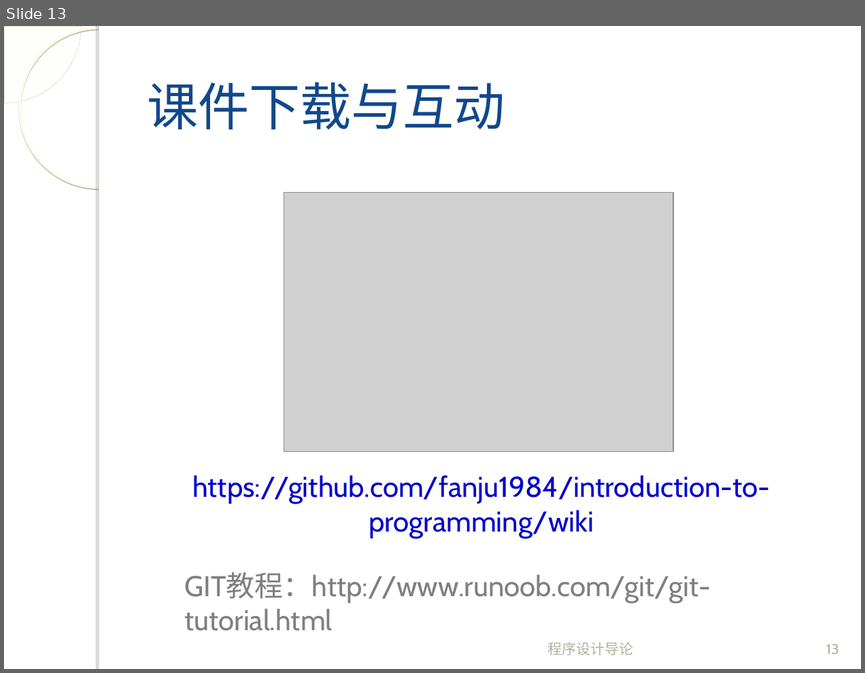
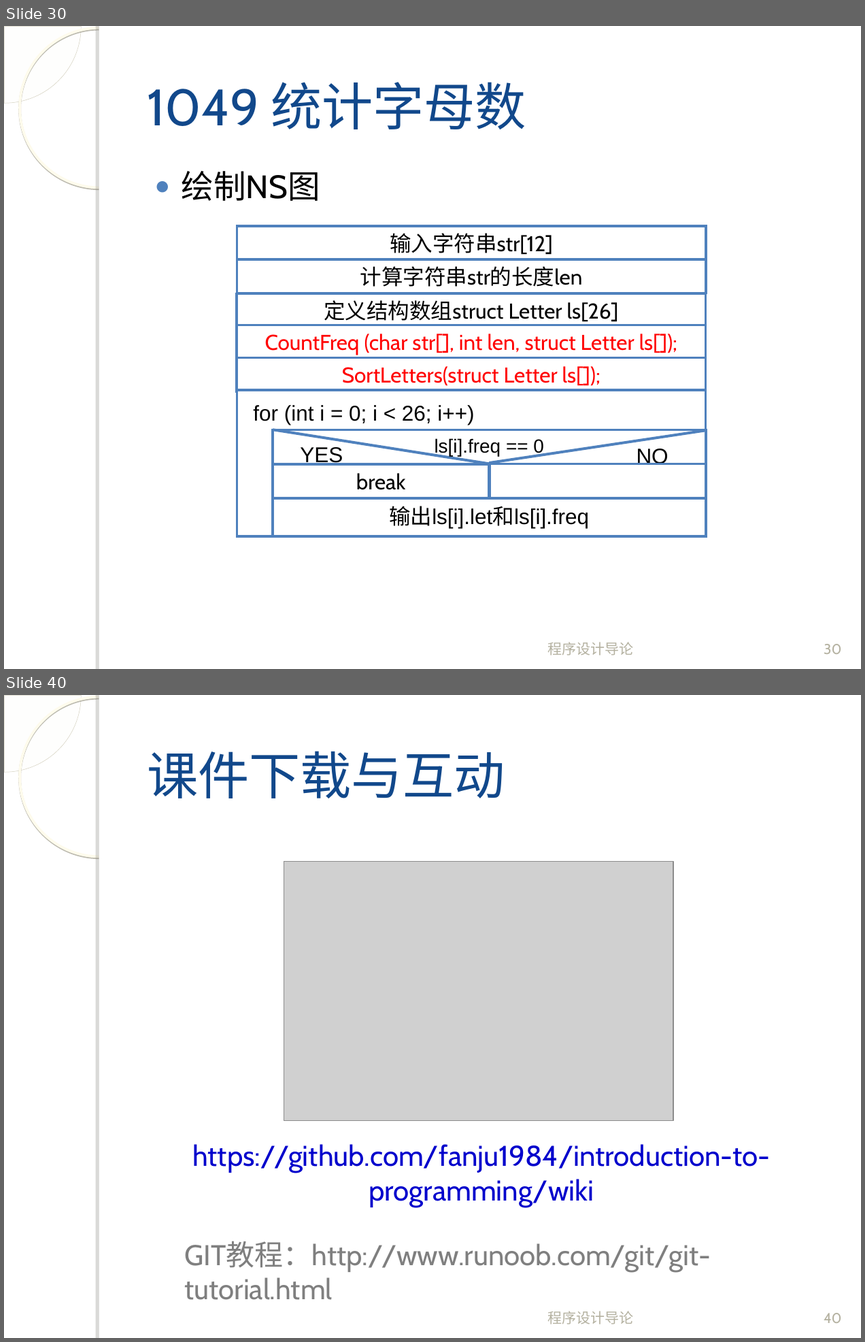
Before and after one commit to fanju1984/introduction-to-programming, a slide deck: introduction-to-programming/slides/2017/Dis02.ppt. Shown one above the other, each under a label of ours: slide 13 before the commit, slides 30 and 40 after it; the slides between them are not shown. The pictures are 865x673 and 865x1342 pixels, drawn with LibreOffice and Linux fonts; fonts in the diff are those of the drawing; grey boxes stand for pictures; background and template pictures are left out. Boxes give left, top, right and bottom in pixels: in the first picture for what was removed or moved away, otherwise in the second. Text is boxed around its words. In the diff, an @@ line names an element or a change of style, - is before the commit and + after.

```diff
--- a/introduction-to-programming/slides/2017/Dis02.ppt
+++ b/introduction-to-programming/slides/2017/Dis02.ppt
@@ slide 30 added at [4, 26, 861, 669], background picture (left out); not listed: 4 template elements that a slide beside it also shows @@
@@ title added at [147, 82, 526, 129], 43 pt, text #11488B @@
+1049 统计字母数
@@ text added at [181, 171, 320, 201], 27.2 pt, text #000000 @@
+● 绘制NS图
@@ rectangle added at [237, 226, 706, 259], fill #FFFFFF, outline #4F81BD 2.01 pt, 18 pt, text #000000 @@
+输入字符串str[12]
@@ rectangle added at [237, 259, 706, 293], fill #FFFFFF, outline #4F81BD 2.01 pt, 18 pt, text #000000 @@
+计算字符串str的长度len
@@ rectangle added at [237, 293, 706, 327], fill #FFFFFF, outline #4F81BD 2.01 pt, 18 pt, text #000000 @@
+定义结构数组struct Letter ls[26]
@@ rectangle added at [237, 325, 706, 359], fill #FFFFFF, outline #4F81BD 2.01 pt, 18 pt, text #FF0000 @@
+CountFreq (char str[], int len, struct Letter ls[]);
@@ rectangle added at [237, 358, 706, 391], fill #FFFFFF, outline #4F81BD 2.01 pt, 18 pt, text #FF0000 @@
+SortLetters(struct Letter ls[]);
@@ rectangle added at [237, 390, 706, 537], fill #FFFFFF, outline #4F81BD 2.01 pt @@
@@ text added at [253, 405, 474, 424], 18 pt, text #000000 @@
+for (int i = 0; i < 26; i++)
@@ rectangle added at [273, 431, 706, 537], fill #FFFFFF, outline #4F81BD 2.01 pt @@
@@ rectangle added at [273, 429, 706, 463], fill #FFFFFF, outline #4F81BD 2.01 pt @@
@@ line added from (489, 464) to (273, 429), #4F81BD 2.24 pt @@
@@ line added from (706, 431) to (489, 463), #4F81BD 2.24 pt @@
@@ text added at [300, 447, 343, 465], 18 pt, text #000000 @@
+YES
@@ text added at [434, 438, 544, 456], 16 pt, text #000000 @@
+ls[i].freq == 0
@@ text added at [636, 448, 668, 465], 18 pt, text #000000 @@
+NO
@@ rectangle added at [273, 464, 490, 497], fill #FFFFFF, outline #4F81BD 2.01 pt, 18 pt, text #000000 @@
+break
@@ rectangle added at [490, 464, 706, 498], fill #FFFFFF, outline #4F81BD 2.01 pt @@
@@ text added at [389, 505, 589, 529], 18 pt, text #000000 @@
+输出ls[i].let和ls[i].freq
@@ text added at [548, 641, 634, 655], 12 pt, text #B4B1A0 @@
+程序设计导论
@@ page number added at [823, 643, 841, 654], 12 pt, text #B4B1A0 @@
+30
@@ what was slide 13 is now slide 40 @@
@@ page number at [823, 1312, 842, 1323]: text changed @@
-13
+40
```
Also in this commit, not shown: 1 slide changed, 26 other slides added, 2 other files.
